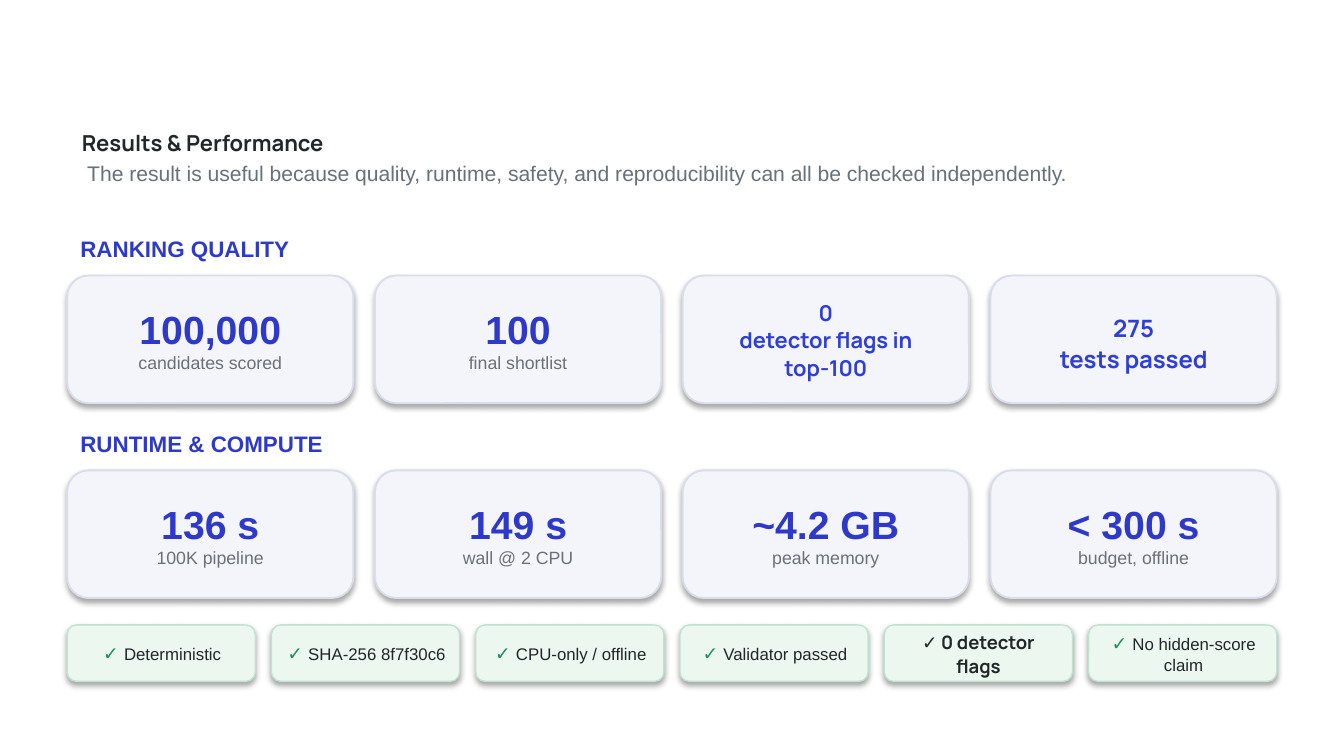
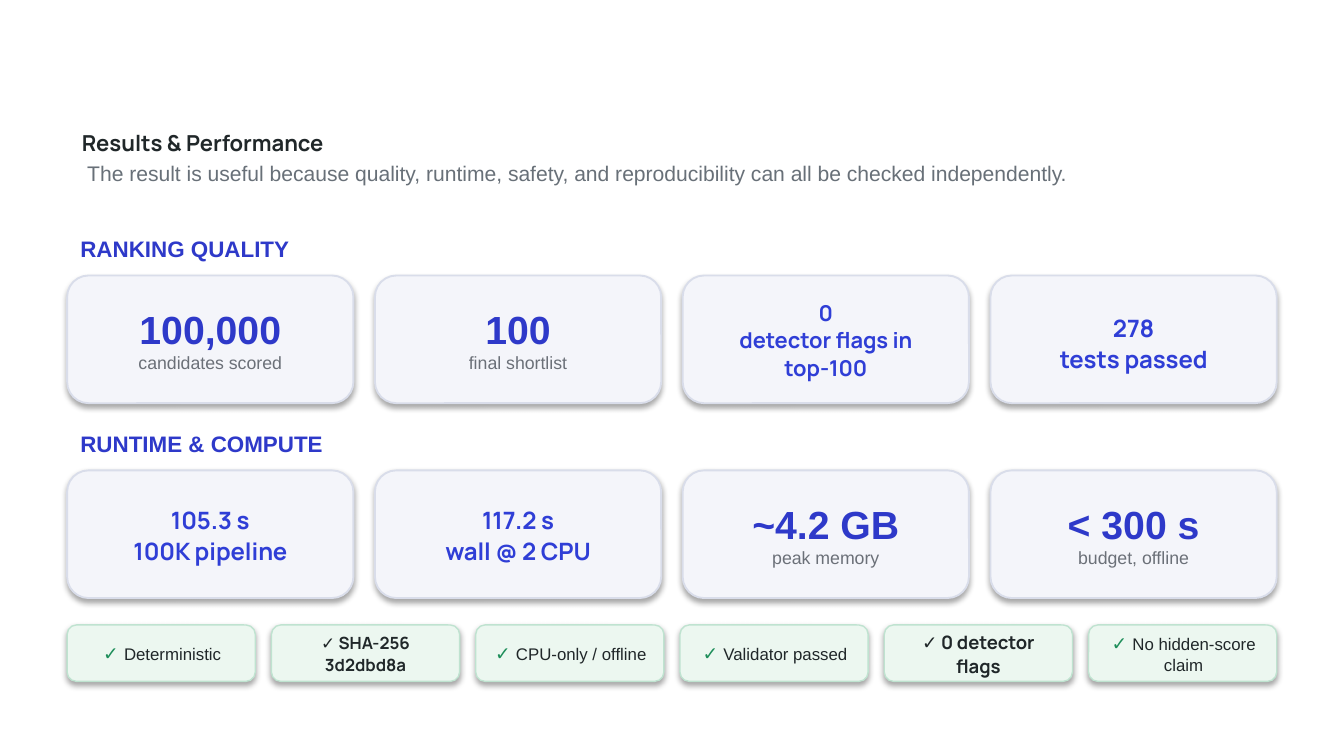
Before and after one commit to bansalbhunesh/redrob-hirefit-ranker, a slide deck: slide 8 of docs/HireFit_Submission_Deck.pptx. Drawn at 1344x756 pixels with LibreOffice and Linux fonts; fonts in the diff are those of the drawing; background and template pictures are left out. Boxes give left, top, right and bottom in pixels: in the first picture for what was removed or moved away, otherwise in the second. Text is boxed around its words. In the diff, an @@ line names an element or a change of style, - is before the commit and + after.

```diff
--- a/docs/HireFit_Submission_Deck.pptx
+++ b/docs/HireFit_Submission_Deck.pptx
@@ text in rounded rectangle at [1113, 319, 1154, 338]: text changed @@
-275
+278
@@ text in rounded rectangle at [171, 511, 250, 530]: text changed; size 21 to 12.8 pt; font Arial to Manrope; text colour #2E39C9 to #2F3ED6 @@
-136 s
+105.3 s
@@ text in rounded rectangle at [482, 511, 554, 530]: text changed; size 21 to 12.8 pt; font Arial to Manrope; text colour #2E39C9 to #2F3ED6 @@
-149 s
+117.2 s
@@ text in rounded rectangle at [133, 542, 288, 566]: size 9.5 to 12.8 pt, font Arial to Manrope, text colour #6B7078 to #2F3ED6, bold on in "100K pipeline"; line spacing 1 to 1.08 @@
@@ text in rounded rectangle at [445, 542, 591, 561]: size 9.5 to 12.8 pt, font Arial to Manrope, text colour #6B7078 to #2F3ED6, bold on in "wall @ 2 CPU"; line spacing 1 to 1.08 @@
@@ text in rounded rectangle at [325, 636, 410, 672]: text changed; font Arial to Manrope; bold on @@
-✓ SHA-256 8f7f30c6
+✓ SHA-256 3d2dbd8a
```
Also in this commit, not shown: 4 other slides changed, 36 other files.
